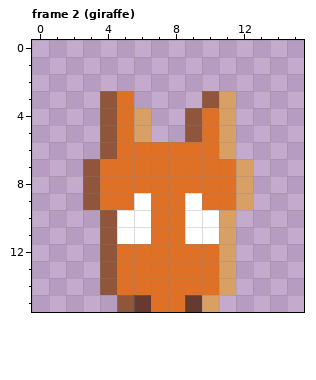
Two versions of one pixel-art file, assets/images/characters/portraits/portraits.aseprite. Above is the file before it was changed.
16x16 pixels, 2 frames. Shown: frame 2 (giraffe). The commit also changed other frames, which this record leaves out.
And afterwards:
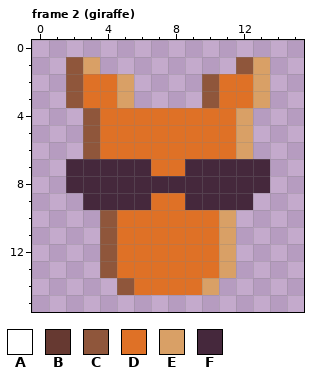
Palette (. is transparent): A #ffffff  B #663931  C #8f563b  D #df7126  E #d9a066  F #45283c
The edit:
Changed rows in their new state; - is an unchanged pixel.
Frame 2 (giraffe), layer "Layer 1":
first column x 2:
 1 CE--------CE
 2 CDDE----CDDE
 3 CDDE-----DDE
 4 -CD-DDDD-DE-
 5 -CD-DDDD-DE-
 6 -CD------DE-
 7 FFFFF--FFFFF
 8 FFFFFFFFFFFF
 9 -FFFF--FFFF-
10 ---DD--DD---
11 ---DD--DD---
14 --.C----E.--
15 ---......---
